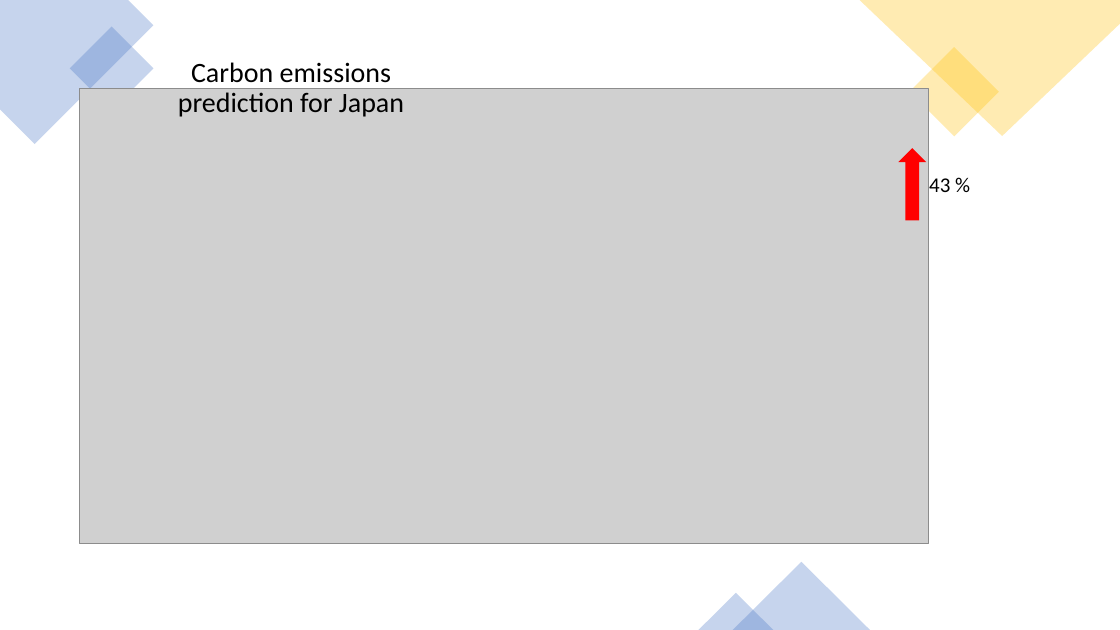
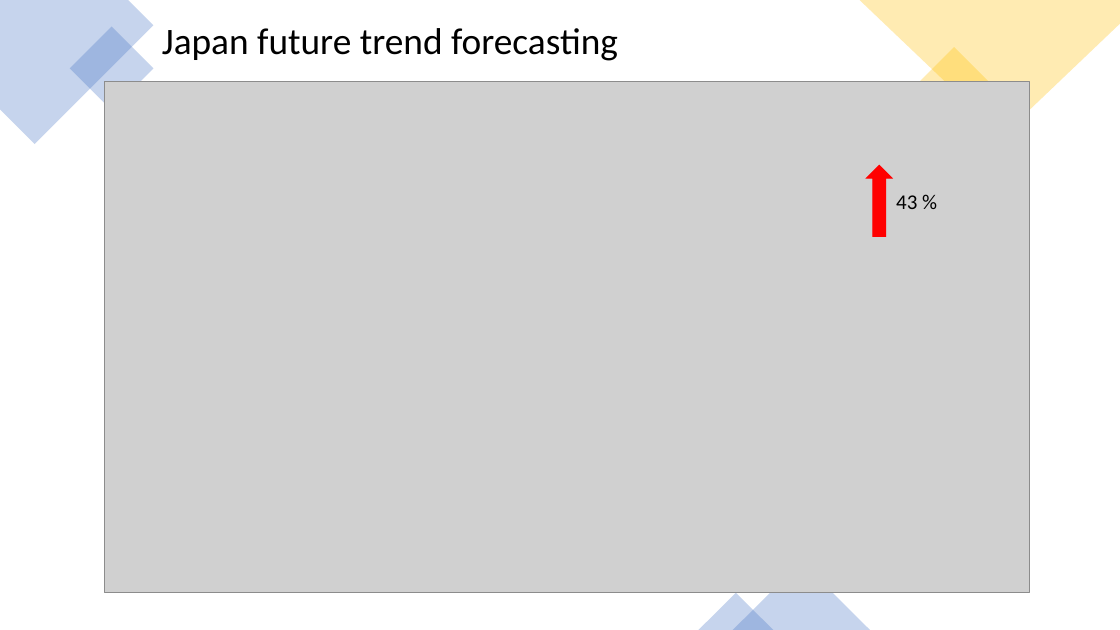
Before and after one commit to danilogiarlini/Global-CO2-Emission-Forecasting, a slide deck: slide 10 of Visualization/GlobalCO2Emission.pptx. Drawn at 1120x630 pixels with LibreOffice and Linux fonts; fonts in the diff are those of the drawing; grey boxes stand for pictures. Boxes give left, top, right and bottom in pixels: in the first picture for what was removed or moved away, otherwise in the second. Text is boxed around its words. In the diff, an @@ line names an element or a change of style, - is before the commit and + after.

```diff
--- a/Visualization/GlobalCO2Emission.pptx
+++ b/Visualization/GlobalCO2Emission.pptx
@@ text added at bbox=[162, 28, 618, 61], 32 pt, text #000000 @@
+Japan future trend forecasting
@@ picture: place and size @@
-picture at bbox=[80, 89, 929, 544]
+picture at bbox=[105, 82, 1030, 592]
@@ text removed at bbox=[178, 62, 404, 117] @@
-Carbon emissions prediction for Japan
@@ up arrow: place and size @@
-up arrow at bbox=[900, 149, 925, 219]
+up arrow at bbox=[867, 166, 892, 236]
@@ text "43 %": place and size @@
-text "43 %" at bbox=[929, 178, 950, 192]
+text "43 %" at bbox=[896, 195, 917, 209]
```
Also in this commit, not shown: 4 other slides changed.
